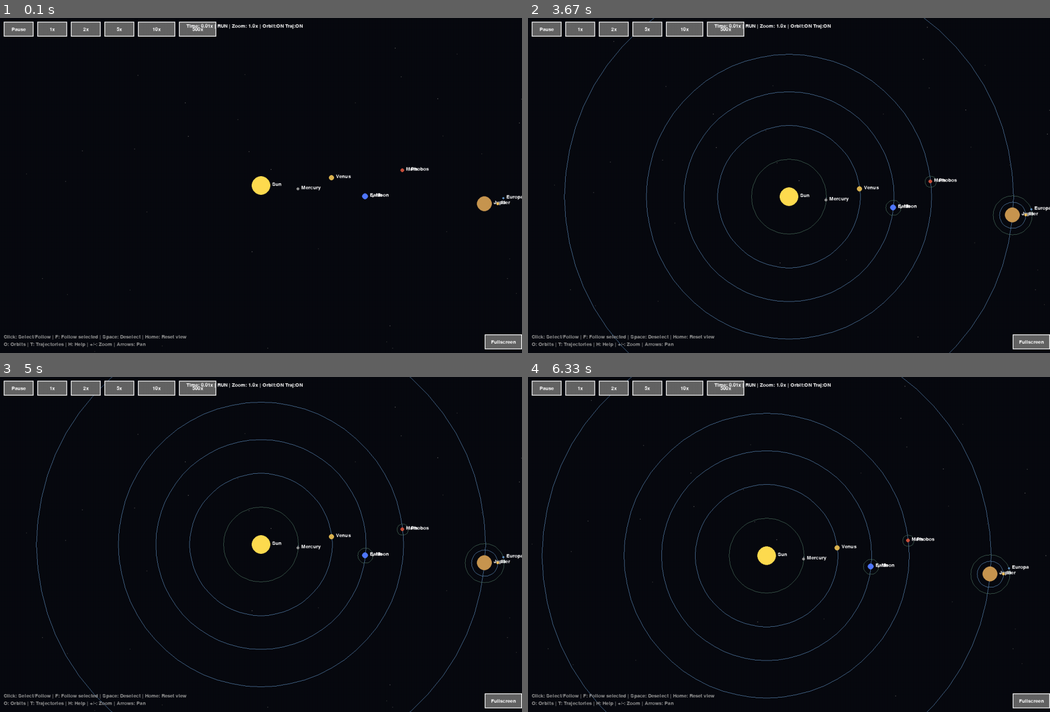
Above: before the commit, frames 1-4 (two rows, left to right).
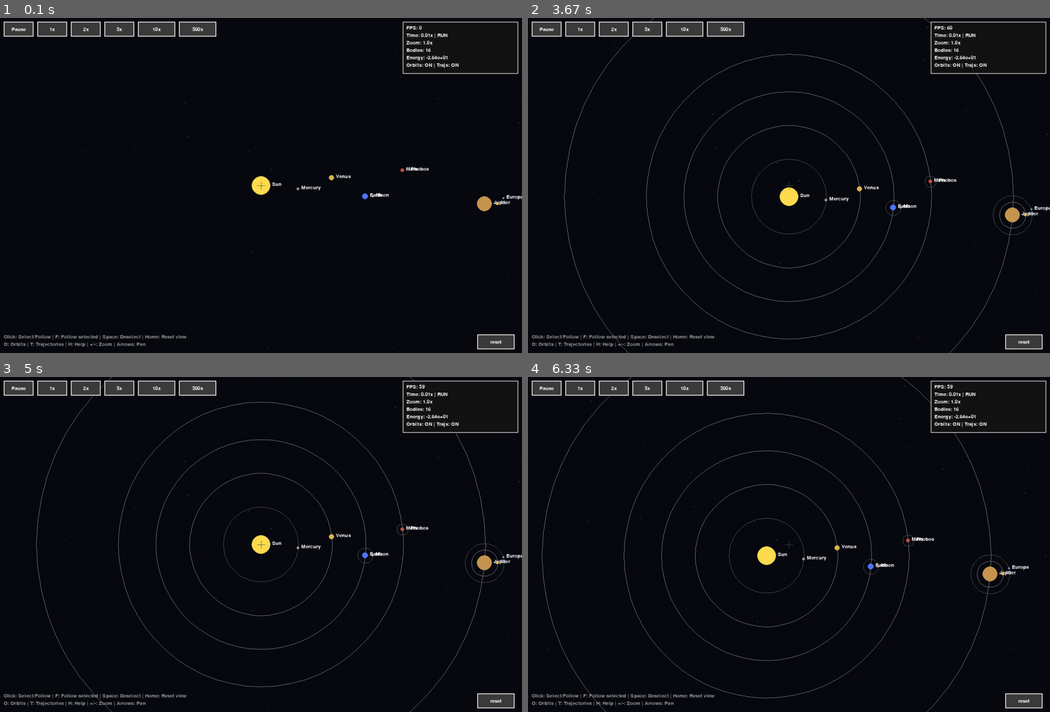
Above: after the commit, the same moments.

Repository: cloudglides/ray
Game: pygame game, started from examples/solar_sys.py
Same seed, same stepped clock (60 frames per second), same inputs: the game is played once before the commit and once after it.
Inputs:
- Up to frame 1 (0.1 s): no input
- Up to frame 2 (3.67 s): hold Right 0.33-0.8 s; hold Up 0.83-1.3 s; hold Right 1.33-1.8 s; hold Left 1.83-2.37 s; hold Down 2.4-2.87 s; hold Left 2.9-3.3 s; hold Up from 3.33 s (still down)
- Up to frame 3 (5 s): release Up at 3.7 s; hold Right 3.73-4.37 s; hold Down 4.4-4.77 s; hold Left from 4.8 s (still down)
- Up to frame 4 (6.33 s): release Left at 5.27 s; hold Right 5.3-5.77 s; hold Up 5.8-6.1 s; hold Right from 6.13 s (still down)

The runs differ from the first frame. In frame 1, 2.4% of the frame differs, in the area x 0-100%, y 1-99%; in frame 2, 2.9%; in frame 3, 2.9%; in frame 4, 2.9%, in the area x 0-100%, y 0-100%.

Commit message:
FIXS&&UPDATES:Improve orbital mechanics and refactor UI

Diff:
--- a/engine/entities/moon.py
+++ b/engine/entities/moon.py
@@ -9,17 +9,12 @@
 
     def update(self, bodies, dt):
         if self.parent:
-            pos_rel = self.pos - self.parent.pos
-            vel_rel = self.vel - self.parent.vel
+            r = self.parent.pos - self.pos
+            dist = max(r.length(), self.radius + self.parent.radius)
+            acc = r.normalize() * (G * self.parent.mass / (dist * dist))
 
-            dist = max(pos_rel.length(), self.radius + self.parent.radius)
-            acc_rel = pos_rel.normalize() * (-G * self.parent.mass / (dist * dist))
-
-            vel_rel += acc_rel * dt
-            pos_rel += vel_rel * dt
-
-            self.pos = self.parent.pos + pos_rel
-            self.vel = self.parent.vel + vel_rel
+            self.vel += acc * dt
+            self.pos += self.vel * dt
         else:
             acc = pygame.Vector2()
             for other in bodies:
--- a/examples/solar_sys.py
+++ b/examples/solar_sys.py
@@ -68,63 +68,84 @@
 sun.name = "Sun"
 
 mercury = Planet(CENTER.x + 100, CENTER.y + 10, mass=0.330, radius=4, color=(150, 150, 150))
-mercury.vel = pygame.Vector2(0, -0.48)
+mercury.vel = pygame.Vector2(0, -math.sqrt(G * sun.mass / 100))
 mercury.name = "Mercury"
 
 venus = Planet(CENTER.x + 190, CENTER.y - 20, mass=4.87, radius=7, color=(220, 180, 80))
-venus.vel = pygame.Vector2(0, -0.35)
+venus.vel = pygame.Vector2(0, -math.sqrt(G * sun.mass / 190))
 venus.name = "Venus"
 
 earth = Planet(CENTER.x + 280, CENTER.y + 30, mass=5.97, radius=8, color=(80, 120, 255))
-earth.vel = pygame.Vector2(0, -0.30)
+earth.vel = pygame.Vector2(0, -math.sqrt(G * sun.mass / 280))
 earth.name = "Earth"
 
 moon = Moon(earth.pos.x + 20, earth.pos.y, mass=0.073, radius=3, color=(200, 200, 200), parent=earth)
-moon.vel = earth.vel + pygame.Vector2(0, -0.10)
+moon_offset = moon.pos - earth.pos
+moon_tangent = pygame.Vector2(-moon_offset.y, moon_offset.x).normalize()
+moon_v_orbit = math.sqrt(G * earth.mass / moon_offset.length())
+moon.vel = earth.vel + moon_tangent * moon_v_orbit
 moon.name = "Moon"
 
 mars = Planet(CENTER.x + 380, CENTER.y - 40, mass=0.642, radius=5, color=(200, 80, 60))
-mars.vel = pygame.Vector2(0, -0.24)
+mars.vel = pygame.Vector2(0, -math.sqrt(G * sun.mass / 380) * 0.97)
 mars.name = "Mars"
 
 phobos = Moon(mars.pos.x + 15, mars.pos.y, mass=0.0001, radius=2, color=(120, 120, 120), parent=mars)
-phobos.vel = mars.vel + pygame.Vector2(0, -0.09)
+phobos_offset = phobos.pos - mars.pos
+phobos_tangent = pygame.Vector2(-phobos_offset.y, phobos_offset.x).normalize()
+phobos_v_orbit = math.sqrt(G * mars.mass / phobos_offset.length())
+phobos.vel = mars.vel + phobos_tangent * phobos_v_orbit
 phobos.name = "Phobos"
 
 jupiter = Planet(CENTER.x + 600, CENTER.y + 50, mass=1898, radius=20, color=(200, 150, 80))
-jupiter.vel = pygame.Vector2(0, -0.13)
+jupiter.vel = pygame.Vector2(0, -math.sqrt(G * sun.mass / 600))
 jupiter.name = "Jupiter"
 
 io = Moon(jupiter.pos.x + 35, jupiter.pos.y, mass=0.893, radius=4, color=(255, 200, 100), parent=jupiter)
-io.vel = jupiter.vel + pygame.Vector2(0, -0.06)
+io_offset = io.pos - jupiter.pos
+io_tangent = pygame.Vector2(-io_offset.y, io_offset.x).normalize()
+io_v_orbit = math.sqrt(G * jupiter.mass / io_offset.length())
+io.vel = jupiter.vel + io_tangent * io_v_orbit
 io.name = "Io"
 
 europa = Moon(jupiter.pos.x + 50, jupiter.pos.y - 15, mass=0.480, radius=3, color=(100, 150, 200), parent=jupiter)
-europa.vel = jupiter.vel + pygame.Vector2(0.04, -0.04)
+europa_offset = europa.pos - jupiter.pos
+europa_tangent = pygame.Vector2(-europa_offset.y, europa_offset.x).normalize()
+europa_v_orbit = math.sqrt(G * jupiter.mass / europa_offset.length())
+europa.vel = jupiter.vel + europa_tangent * europa_v_orbit
 europa.name = "Europa"
 
 saturn = Planet(CENTER.x + 900, CENTER.y - 30, mass=568, radius=18, color=(220, 200, 120))
-saturn.vel = pygame.Vector2(0, -0.095)
+saturn.vel = pygame.Vector2(0, -math.sqrt(G * sun.mass / 900))
 saturn.name = "Saturn"
 
 titan = Moon(saturn.pos.x + 40, saturn.pos.y, mass=1.345, radius=4, color=(180, 150, 100), parent=saturn)
-titan.vel = saturn.vel + pygame.Vector2(0, -0.04)
+titan_offset = titan.pos - saturn.pos
+titan_tangent = pygame.Vector2(-titan_offset.y, titan_offset.x).normalize()
+titan_v_orbit = math.sqrt(G * saturn.mass / titan_offset.length())
+titan.vel = saturn.vel + titan_tangent * titan_v_orbit
 titan.name = "Titan"
 
 uranus = Planet(CENTER.x + 1200, CENTER.y + 45, mass=86.8, radius=13, color=(100, 200, 220))
-uranus.vel = pygame.Vector2(0, -0.068)
+uranus.vel = pygame.Vector2(0, -math.sqrt(G * sun.mass / 1200))
 uranus.name = "Uranus"
 
 titania = Moon(uranus.pos.x + 30, uranus.pos.y, mass=0.0352, radius=2, color=(150, 180, 200), parent=uranus)
-titania.vel = uranus.vel + pygame.Vector2(0, -0.03)
+titania_offset = titania.pos - uranus.pos
+titania_tangent = pygame.Vector2(-titania_offset.y, titania_offset.x).normalize()
+titania_v_orbit = math.sqrt(G * uranus.mass / titania_offset.length())
+titania.vel = uranus.vel + titania_tangent * titania_v_orbit
 titania.name = "Titania"
 
 neptune = Planet(CENTER.x + 1500, CENTER.y - 35, mass=102, radius=12, color=(50, 100, 255))
-neptune.vel = pygame.Vector2(0, -0.055)
+neptune.vel = pygame.Vector2(0, -math.sqrt(G * sun.mass / 1500))
 neptune.name = "Neptune"
 
 triton = Moon(neptune.pos.x + 25, neptune.pos.y, mass=0.214, radius=2, color=(180, 180, 220), parent=neptune)
-triton.vel = neptune.vel + pygame.Vector2(0, -0.025)
+triton_offset = triton.pos - neptune.pos
+triton_tangent = pygame.Vector2(-triton_offset.y, triton_offset.x).normalize()
+triton_v_orbit = math.sqrt(G * neptune.mass / triton_offset.length())
+triton.vel = neptune.vel + triton_tangent * triton_v_orbit
 triton.name = "Triton"
 
 bodies = [sun, mercury, venus, earth, moon, mars, phobos, jupiter, io, europa, saturn, titan, uranus, titania, neptune, triton]
@@ -135,8 +156,8 @@
     def __init__(self, x, y, width, height, text):
         self.rect = pygame.Rect(x, y, width, height)
         self.text = text
-        self.color = (100, 100, 100)
-        self.hover_color = (150, 150, 150)
+        self.color = (60, 60, 60)
+        self.hover_color = (120, 120, 120)
 
     def draw(self, screen, font):
         color = self.hover_color if self.rect.collidepoint(pygame.mouse.get_pos()) else self.color
@@ -156,8 +177,7 @@
     Button(280, 10, 80, 40, "5x"),
     Button(370, 10, 100, 40, "10x"),
     Button(480, 10, 100, 40, "500x"),
-    Button(1300, 850, 100, 40, "Fullscreen")
-
+    Button(1280, 850, 100, 40, "reset")
 ]
 
 running = True
@@ -178,6 +198,9 @@
 initial_body_count = len(bodies)
 merged_count = 0
 
+
+initial_states = [(b.pos.copy(), b.vel.copy()) for b in bodies]
+
 def predict_moon_trajectory(moon, planet, all_bodies, steps=2000, dt=0.01):
     pos = moon.pos.copy()
     vel = moon.vel.copy()
@@ -246,6 +269,16 @@
         else:
             merged = False
 
+def calc_total_energy(bodies):
+    ke = sum(0.5 * b.mass * (b.vel.x**2 + b.vel.y**2) for b in bodies)
+    pe = 0
+    for i, b1 in enumerate(bodies):
+        for b2 in bodies[i+1:]:
+            dist = b1.pos.distance_to(b2.pos)
+            if dist > 0:
+                pe -= G * b1.mass * b2.mass / dist
+    return ke + pe
+
 while running:
     dt = clock.tick(60) / 1000 * TIME_SCALE
 
@@ -278,8 +311,12 @@
                 TIME_SCALE = 50.0
                 button_clicked = True
             elif buttons[6].is_clicked(pos):
-               screen = pygame.display.set_mode((1400,900), pygame.FULLSCREEN)
-
+                for i in range(min(len(bodies), len(initial_states))):
+                    bodies[i].pos = initial_states[i][0].copy()
+                    bodies[i].vel = initial_states[i][1].copy()
+                selected_body = None
+                followed_body = None
+                button_clicked = True
             if not button_clicked:
                 if e.button == 1:
                     world_pos = camera.from_screen(pygame.Vector2(pos))
@@ -328,22 +365,24 @@
                 show_trajectories = not show_trajectories
             elif e.key == pygame.K_h:
                 show_help = not show_help
+            elif e.key == pygame.K_f:
+                screen = pygame.display.set_mode((1400, 900), pygame.FULLSCREEN)
+            elif e.key == pygame.K_ESCAPE:
+                screen = pygame.display.set_mode((1400,900))
             elif e.key == pygame.K_HOME:
                 camera.x = initial_camera_x
                 camera.y = initial_camera_y
                 camera.zoom = initial_zoom
                 followed_body = None
-            elif e.key == pygame.K_ESCAPE:
-                screen = pygame.display.set_mode((1400, 900))
             elif e.key == pygame.K_f:
                 followed_body = selected_body if selected_body else None
+            elif e.key == pygame.K_ESCAPE:
+                running = False
 
     for b in bodies:
         b.update(bodies, dt)
 
-
     check_and_merge_collisions(bodies)
-
 
     if selected_body not in bodies:
         selected_body = None
@@ -363,7 +402,7 @@
             pygame.draw.circle(screen, (brightness, brightness, brightness), screen_pos, 1)
 
     recalc_counter += 1
-    if recalc_counter >= 60:
+    if recalc_counter >= 10:
         recalc_counter = 0
         trajectory_cache.clear()
 
@@ -385,7 +424,7 @@
                     path = path[::5]
                     screen_path = [camera.to_screen(p) for p in path]
                     if len(screen_path) > 1:
-                        color = (100, 150, 200) if b.mass > 0.5 else (80, 120, 100)
+                        color = (150, 150, 150) if b.mass > 0.5 else (100, 100, 100)
                         pygame.draw.lines(
                             screen,
                             color,
@@ -404,7 +443,7 @@
                     if len(screen_path) > 1:
                         pygame.draw.lines(
                             screen,
-                            (150, 150, 200),
+                            (120, 120, 120),
                             False,
                             screen_path,
                             1
@@ -421,29 +460,37 @@
     for btn in buttons:
         btn.draw(screen, font)
 
-    status_text = f"Time: {TIME_SCALE:.2f}x | {'PAUSED' if paused else 'RUN'} | Zoom: {camera.zoom:.1f}x | Orbit:{'ON' if show_orbits else 'OFF'} Traj:{'ON' if show_trajectories else 'OFF'}"
+    center_x, center_y = screen.get_width()//2, screen.get_height()//2
+    pygame.draw.line(screen, (80,80,80), (center_x - 10, center_y), (center_x+10,center_y), 1)
+    pygame.draw.line(screen, (80,80,80), (center_x, center_y-10), (center_x,center_y+10), 1)
+
+    panel_x = screen.get_width() - 320
+    panel_y = 10
+    panel_w = 310
+    panel_h = 0
+
+    ui_lines = []
+    fps = clock.get_fps()
+    ui_lines.append(f"FPS: {int(fps)}")
+    ui_lines.append(f"Time: {TIME_SCALE:.2f}x | {'PAUSED' if paused else 'RUN'}")
+    ui_lines.append(f"Zoom: {camera.zoom:.1f}x")
+    ui_lines.append(f"Bodies: {len(bodies)}")
+    total_energy = calc_total_energy(bodies)
+    ui_lines.append(f"Energy: {total_energy:.2e}")
+    ui_lines.append(f"Orbits: {'ON' if show_orbits else 'OFF'} | Trajs: {'ON' if show_trajectories else 'OFF'}")
+
     if followed_body:
-        status_text += f" | FOLLOWING {followed_body.name}"
-    status_surf = font.render(status_text, True, (255, 255, 255))
-    screen.blit(status_surf, (500, 15))
-
-
-    if show_help:
-        help_lines = [
-            "Click: Select/Follow | F: Follow selected | Space: Deselect | Home: Reset view",
-            "O: Orbits | T: Trajectories | H: Help | +/-: Zoom | Arrows: Pan",
-        ]
-        for i, line in enumerate(help_lines):
-            help_surf = font.render(line, True, (150, 150, 150))
-            screen.blit(help_surf, (10, 850 + i * 20))
+        ui_lines.append(f"Following: {followed_body.name}")
 
     if selected_body:
-        info_lines = [
-            f"Name: {selected_body.name}",
-            f"Mass: {selected_body.mass:.2e}",
-            f"Radius: {selected_body.radius}",
-            f"Vel: ({selected_body.vel.x:.2f}, {selected_body.vel.y:.2f})",
-        ]
+        ui_lines.append("---")
+        ui_lines.append(f"Name: {selected_body.name}")
+        ui_lines.append(f"Mass: {selected_body.mass:.2e}")
+        ui_lines.append(f"Radius: {selected_body.radius}")
+        ui_lines.append(f"Vel: {selected_body.vel.length():.2f}")
+
+        v_escape = math.sqrt(2 * G * selected_body.mass / selected_body.radius)
+        ui_lines.append(f"V_escape: {v_escape:.4e}")
 
         if selected_body is not sun:
             r_vec = selected_body.pos - sun.pos
@@ -458,18 +505,25 @@
                     e_x = v_vec.y * h / (G * sun.mass) - r_vec.x / r
                     e_y = -v_vec.x * h / (G * sun.mass) - r_vec.y / r
                     e = math.sqrt(e_x * e_x + e_y * e_y)
-                    info_lines.extend([
-                        f"SMA: {a:.1f}  Ecc: {e:.3f}",
-                        f"Dist from Sun: {r:.1f}",
-                    ])
-
-        y_offset = max(100, 850 - len(info_lines) * 20)
-        pygame.draw.rect(screen, (30, 30, 50), (10, y_offset - 10, 350, len(info_lines) * 20 + 20))
-        pygame.draw.rect(screen, (255, 255, 255), (10, y_offset - 10, 350, len(info_lines) * 20 + 20), 2)
-
-        for i, line in enumerate(info_lines):
-            text_surf = font.render(line, True, (255, 255, 255))
-            screen.blit(text_surf, (20, y_offset + i * 20))
+                    ui_lines.append(f"SMA: {a:.1f}  Ecc: {e:.3f}")
+                    ui_lines.append(f"Dist: {r:.1f}")
+
+    panel_h = len(ui_lines) * 20 + 20
+    pygame.draw.rect(screen, (20, 20, 20), (panel_x, panel_y, panel_w, panel_h))
+    pygame.draw.rect(screen, (200, 200, 200), (panel_x, panel_y, panel_w, panel_h), 2)
+
+    for i, line in enumerate(ui_lines):
+        text_surf = font.render(line, True, (255, 255, 255))
+        screen.blit(text_surf, (panel_x + 10, panel_y + 10 + i * 20))
+
+    if show_help:
+        help_lines = [
+            "Click: Select/Follow | F: Follow selected | Space: Deselect | Home: Reset view",
+            "O: Orbits | T: Trajectories | H: Help | +/-: Zoom | Arrows: Pan",
+        ]
+        for i, line in enumerate(help_lines):
+            help_surf = font.render(line, True, (150, 150, 150))
+            screen.blit(help_surf, (10, screen.get_height() - 50 + i * 20))
 
     pygame.display.flip()
 
